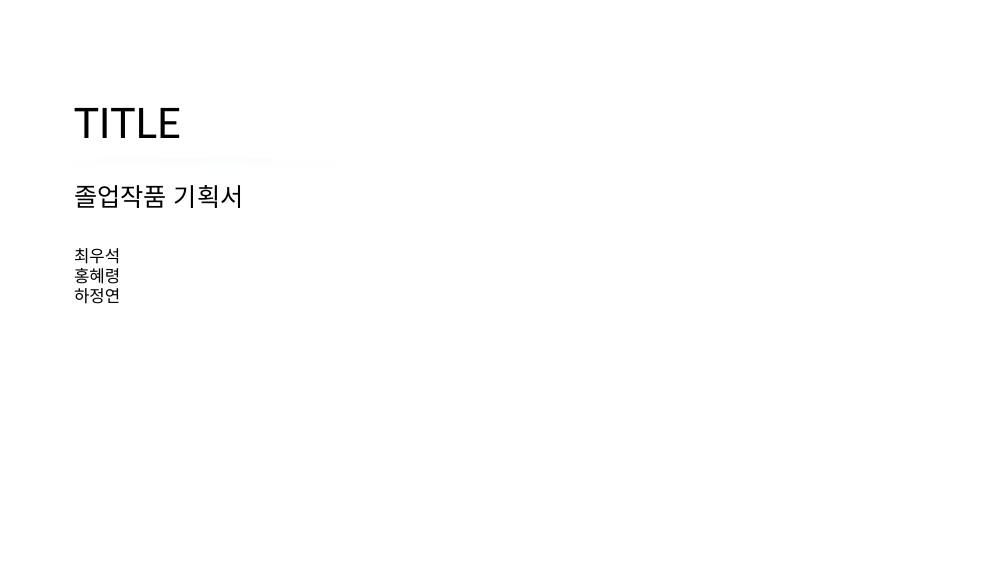
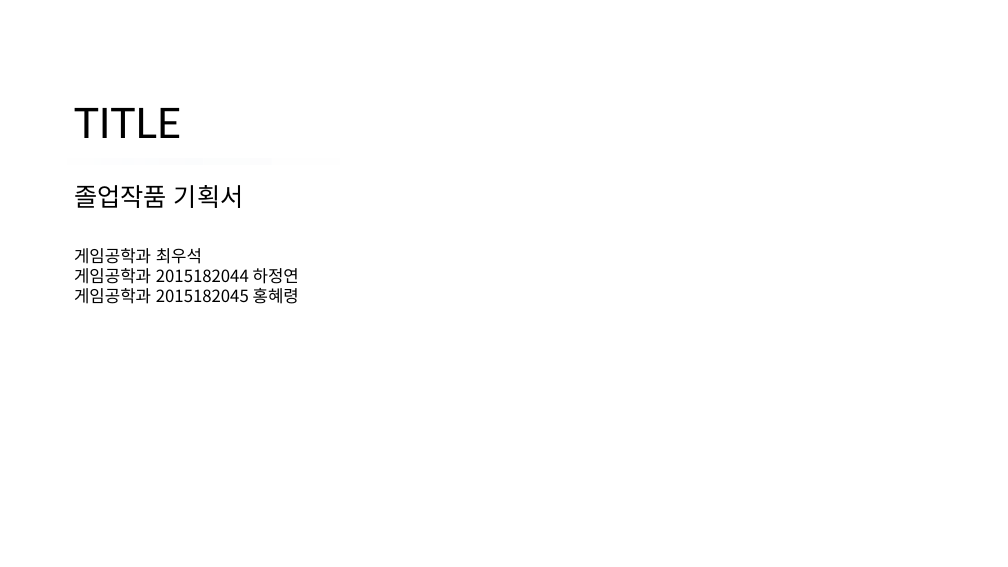
Before and after one commit to hajeongyeon/capstone_design, a slide deck: slide 1 of planning/2017.11.28(Week13).pptx. Drawn at 1008x567 pixels with LibreOffice and Linux fonts; fonts in the diff are those of the drawing; background and template pictures are left out. Boxes give left, top, right and bottom in pixels: in the first picture for what was removed or moved away, otherwise in the second. Text is boxed around its words. In the diff, an @@ line names an element or a change of style, - is before the commit and + after.

```diff
--- a/planning/2017.11.28(Week13).pptx
+++ b/planning/2017.11.28(Week13).pptx
@@ text at (74,248,299,304): text changed @@
-최우석
-홍혜령
-하정연
+게임공학과 최우석
+게임공학과 2015182044 하정연
+게임공학과 2015182045 홍혜령
```
Also in this commit, not shown: 4 other slides changed.
